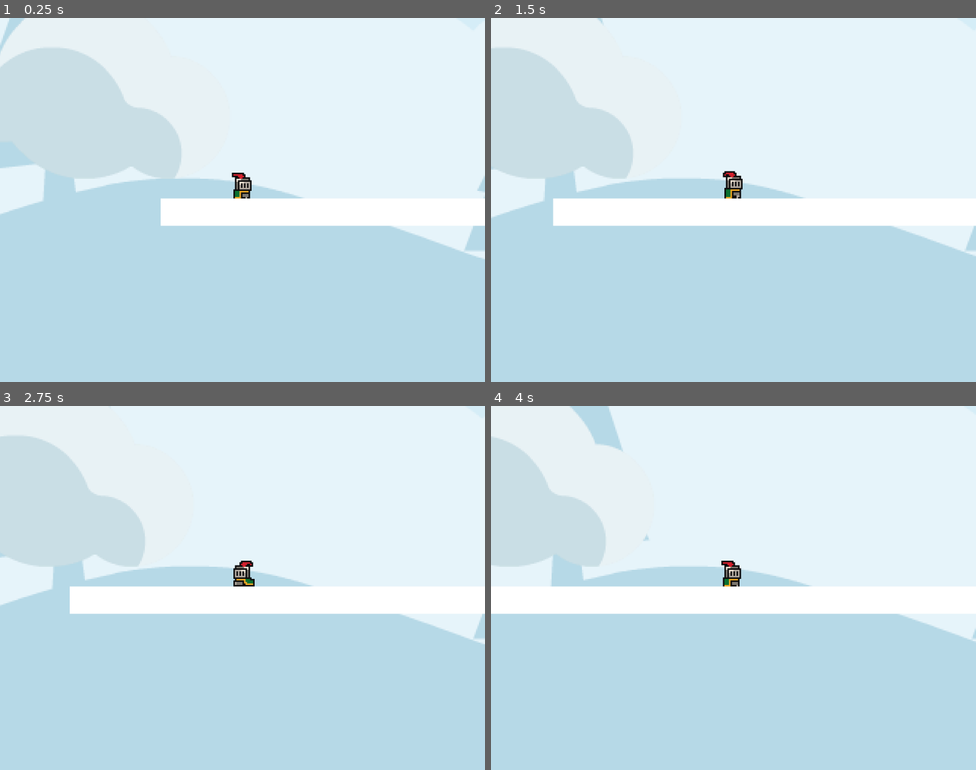
Above: before the commit, frames 1-4 (two rows, left to right).
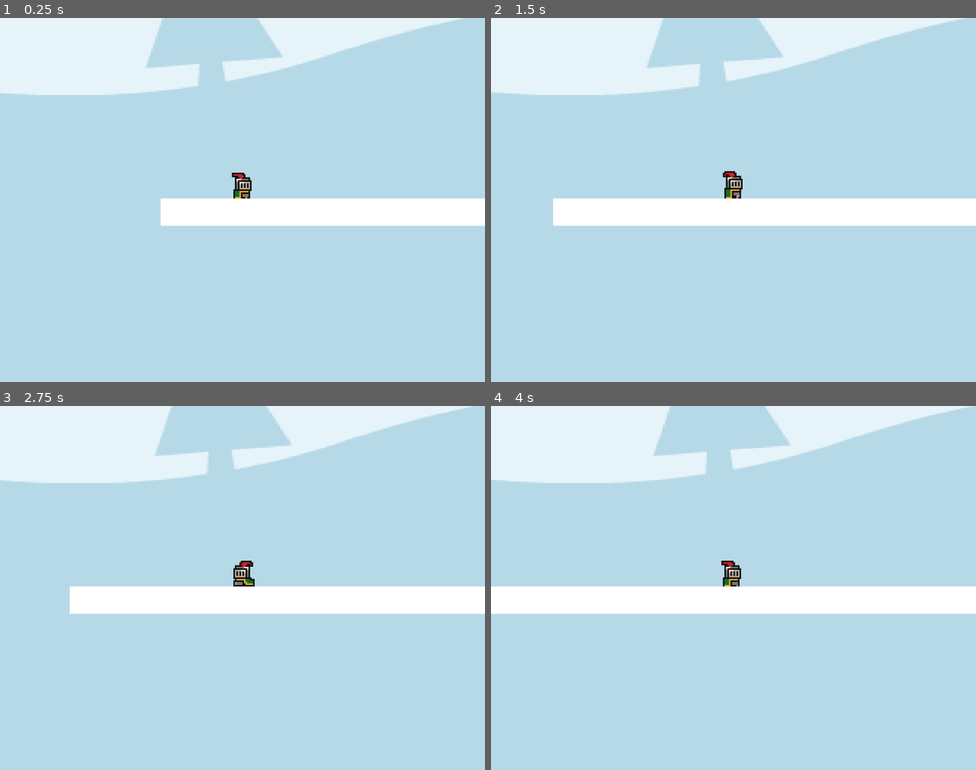
Above: after the commit, the same moments.

Repository: monsefram/godot-fsm-platformer
Game: Godot game, scene res://scenes/world.tscn
Two runs of this game, one before a commit and one after it. Both use one fixed random seed, a clock stepped at 60 frames per second and the inputs below.
Inputs (mouse positions are in pixels of both pictures, inside the frame that each line leads up to):
- Up to frame 1 (0.25 s): no input
- Up to frame 2 (1.5 s): move the mouse to (840, 181) at 0.52 s; hold Right (ui_right) from 0.53 s (still down); tap J (attack) at 0.6, 1.35 s; click (840, 181) at 0.67 s; tap Space (jump) at 0.77 s; move the mouse to (636, 218) at 1.27 s
- Up to frame 3 (2.75 s): tap Space (jump) at 1.52 s; move the mouse to (291, 507) at 2.02 s; release Right (ui_right) at 2.03 s; hold Left (ui_left) from 2.03 s (still down); tap J (attack) at 2.1 s
- Up to frame 4 (4 s): move the mouse to (709, 660) at 2.77 s; release Left (ui_left) at 2.78 s; hold Right (ui_right) from 2.78 s (still down); tap J (attack) at 2.85, 3.6 s; click (709, 660) at 2.92 s; tap Space (jump) at 3.02, 3.77 s; move the mouse to (879, 642) at 3.52 s

The runs differ from the first frame. In frame 1, 33% of the frame differs, in the area x 0-100%, y 0-67%; in frame 2, 33%; in frame 3, 33%; in frame 4, 33%, in the area x 0-100%, y 0-65%.

Commit message:
code done

Diff:
--- a/scenes/world.tscn
+++ b/scenes/world.tscn
@@ -13,19 +13,16 @@
 scroll_scale = Vector2(-0.1, 0)
 
 [node name="Sprite2D" type="Sprite2D" parent="backgound"]
+position = Vector2(276, -120)
+scale = Vector2(1.39551, 0.969727)
 texture = ExtResource("2_4wyf3")
-
-[node name="foreground" type="Parallax2D" parent="."]
-scroll_scale = Vector2(0, 0)
-repeat_size = Vector2(336, 192)
-
-[node name="Sprite2D" type="Sprite2D" parent="foreground"]
 
 [node name="midground" type="Parallax2D" parent="."]
 scroll_scale = Vector2(0.4, 0.4)
 autoscroll = Vector2(10, 0)
 
 [node name="Sprite2D" type="Sprite2D" parent="midground"]
+position = Vector2(180, -106)
 texture = ExtResource("3_4wyf3")
 
 [node name="Player" parent="." instance=ExtResource("1_nnsk1")]
Binary file added: assets/sprites/tree02.png
Not shown, added: assets/sprites/tree02.png.import
